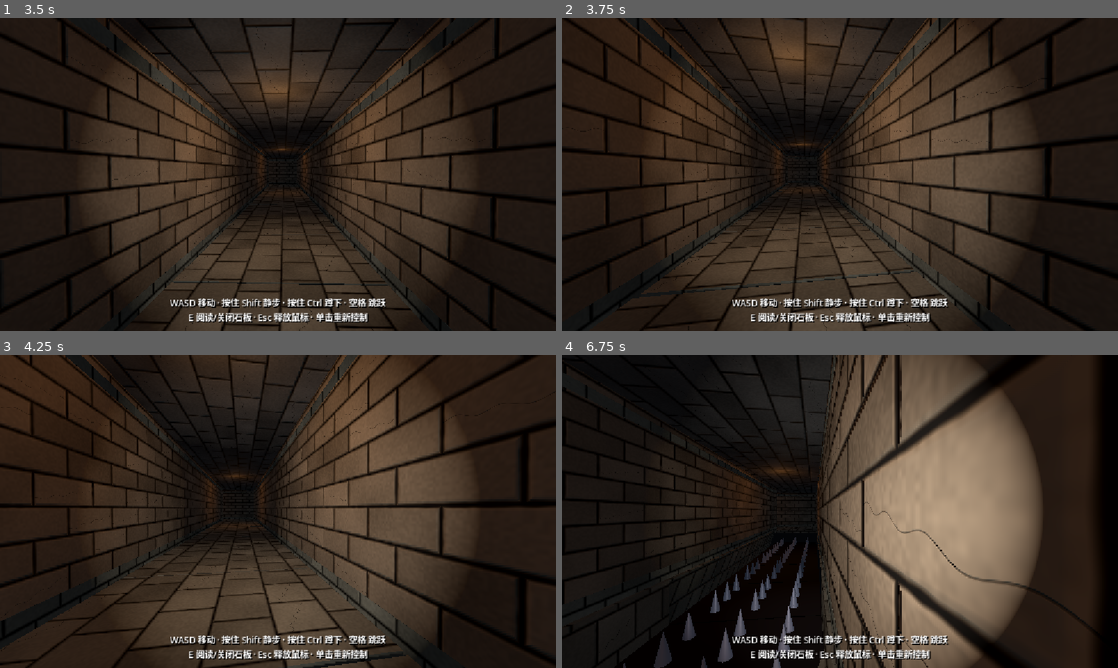
Above: before the commit, frames 1-4 (two rows, left to right).
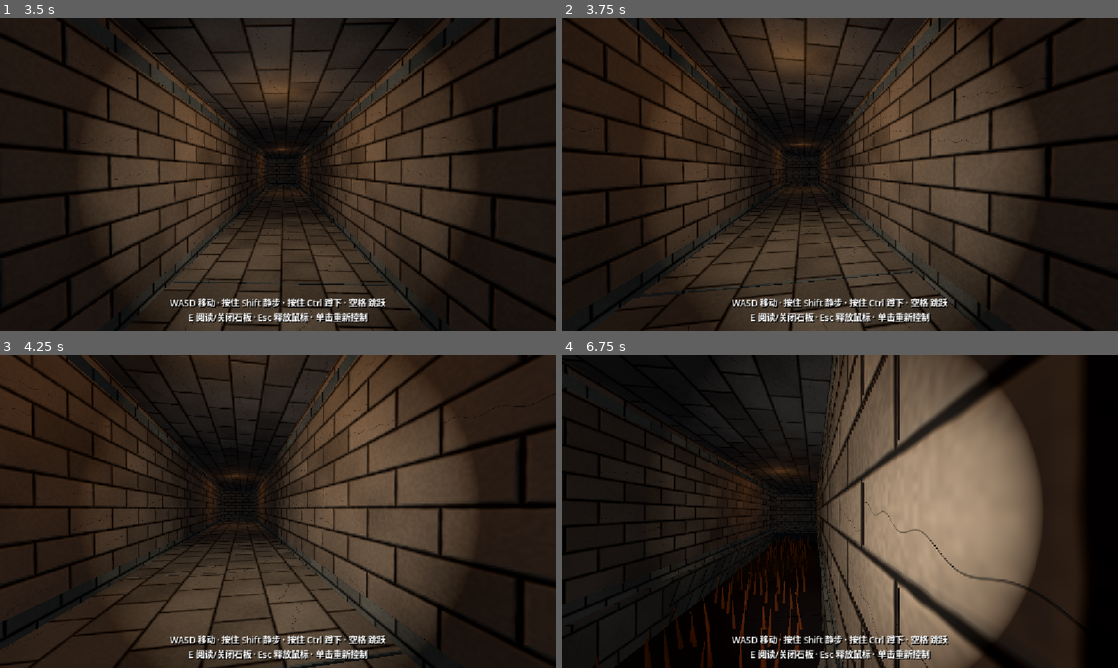
Above: after the commit, the same moments.

Repository: Baron0224/Three-Feet-Under
Game: Godot game, scene res://tomb_corridor.tscn
The game is run twice, just before and just after one commit, with the same random seed, the same clock (stepped at 60 frames per second) and the same inputs. This scene is started directly instead of the project's main scene.
Inputs (mouse positions are in pixels of both pictures, inside the frame that each line leads up to):
- Up to frame 1 (3.5 s): tap Enter at 0.5 s; move the mouse to (305, 174) at 0.52 s; press the mouse at (305, 174) at 0.53 s; hold W (move_forward) from 0.53 s (still down); tap Space (jump) at 0.77, 1.52, 3.02 s; move the mouse to (250, 174) at 1.27 s; release the mouse at (250, 174) at 1.28 s; tap Ctrl (crouch) at 1.35 s; move the mouse to (289, 168) at 2.02 s; hold E (interact) 2.03-2.78 s; move the mouse to (272, 180) at 2.77 s; tap Shift (sneak) at 2.85 s; click (272, 180) at 2.92 s
- Up to frame 2 (3.75 s): keep holding W (move_forward); move the mouse to (878, 177) at 3.52 s; press the mouse at (878, 177) at 3.53 s
- Up to frame 3 (4.25 s): keep holding W (move_forward); tap Space (jump) at 3.77 s
- Up to frame 4 (6.75 s): move the mouse to (795, 508) at 4.27 s; release the mouse at (795, 508) at 4.28 s; tap Ctrl (crouch) at 4.35 s; tap Space (jump) at 4.52, 6.02 s; move the mouse to (845, 511) at 5.02 s; hold E (interact) 5.03-5.78 s; click (845, 511) at 5.17 s; move the mouse to (817, 505) at 5.77 s; release W (move_forward) at 5.78 s; hold D (move_right) 5.78-6.53 s; tap Shift (sneak) at 5.85 s; move the mouse to (867, 511) at 6.52 s; press the mouse at (867, 511) at 6.53 s; hold W (move_forward) from 6.53 s (still down)

Frame 1 is identical in both runs. In frame 2, 0.4% of the frame differs, in the area x 10-73%, y 55-100%; in frame 3, 2.5%; in frame 4, 5.8%, in the area x 6-97%, y 0-100%.

Commit message:
地刺改尖细、多两排、不规则排布并换成铁锈颜色
Sharper thinner cones (r0.07 h1.05), 3→5 width rows (4x5 jittered), rusty iron Color(0.52,0.26,0.12).

Diff:
--- a/three-feet-under/spike_cascade_trap.gd
+++ b/three-feet-under/spike_cascade_trap.gd
@@ -135,9 +135,10 @@
 	_seam_mat = seam
 
 	_spike_mat = StandardMaterial3D.new()
-	_spike_mat.albedo_color = Color(0.65, 0.65, 0.70)
-	_spike_mat.metallic = 0.35
-	_spike_mat.roughness = 0.45
+	# Rusty iron — orange-brown oxide, rough, little chrome.
+	_spike_mat.albedo_color = Color(0.52, 0.26, 0.12)
+	_spike_mat.metallic = 0.22
+	_spike_mat.roughness = 0.82
 
 	_pit_mat = StandardMaterial3D.new()
 	_pit_mat.albedo_color = Color(0.12, 0.10, 0.09)
@@ -225,11 +226,12 @@
 		tag.position = Vector3(0.0, 2.0, 0.0)
 		add_child(tag)
 
+	# Sharper, thinner cone template; per-spike scale/jitter applied below.
 	var spike_mesh := CylinderMesh.new()
 	spike_mesh.top_radius = 0.0
-	spike_mesh.bottom_radius = 0.16
-	spike_mesh.height = 0.7
-	spike_mesh.radial_segments = 8
+	spike_mesh.bottom_radius = 0.07
+	spike_mesh.height = 1.05
+	spike_mesh.radial_segments = 7
 	spike_mesh.material = _spike_mat
 
 	for i in range(segment_count):
@@ -287,13 +289,32 @@
 		if not Engine.is_editor_hint():
 			spike_area.body_entered.connect(_on_spike_entered)
 
-		var coords := [-0.28, 0.0, 0.28]
-		for sx in coords:
-			for sz in coords:
+		# 5 rows across width (was 3, +2) x denser along segment; jittered irregular layout.
+		var rows_x := 4
+		var rows_z := 5
+		var spike_i := 0
+		for ix in range(rows_x):
+			for iz in range(rows_z):
+				var u := (float(ix) + 0.5) / float(rows_x)
+				var v := (float(iz) + 0.5) / float(rows_z)
+				var base_x := lerpf(-seg_len * 0.38, seg_len * 0.38, u)
+				var base_z := lerpf(-corridor_width * 0.38, corridor_width * 0.38, v)
+				var jx := _rng.randf_range(-seg_len * 0.07, seg_len * 0.07)
+				var jz := _rng.randf_range(-corridor_width * 0.07, corridor_width * 0.07)
 				var spike := MeshInstance3D.new()
+				spike.name = "Spike_%d" % spike_i
 				spike.mesh = spike_mesh
-				spike.position = Vector3(sx * seg_len, 0.35, sz * corridor_width)
+				var tall := _rng.randf_range(0.88, 1.18)
+				var thin := _rng.randf_range(0.75, 1.05)
+				spike.scale = Vector3(thin, tall, thin)
+				spike.position = Vector3(base_x + jx, 0.42 * tall, base_z + jz)
+				spike.rotation = Vector3(
+					_rng.randf_range(-0.12, 0.12),
+					_rng.randf_range(0.0, TAU),
+					_rng.randf_range(-0.12, 0.12)
+				)
 				pit.add_child(spike)
+				spike_i += 1
 
 		_segments.append({
 			"root": seg,
